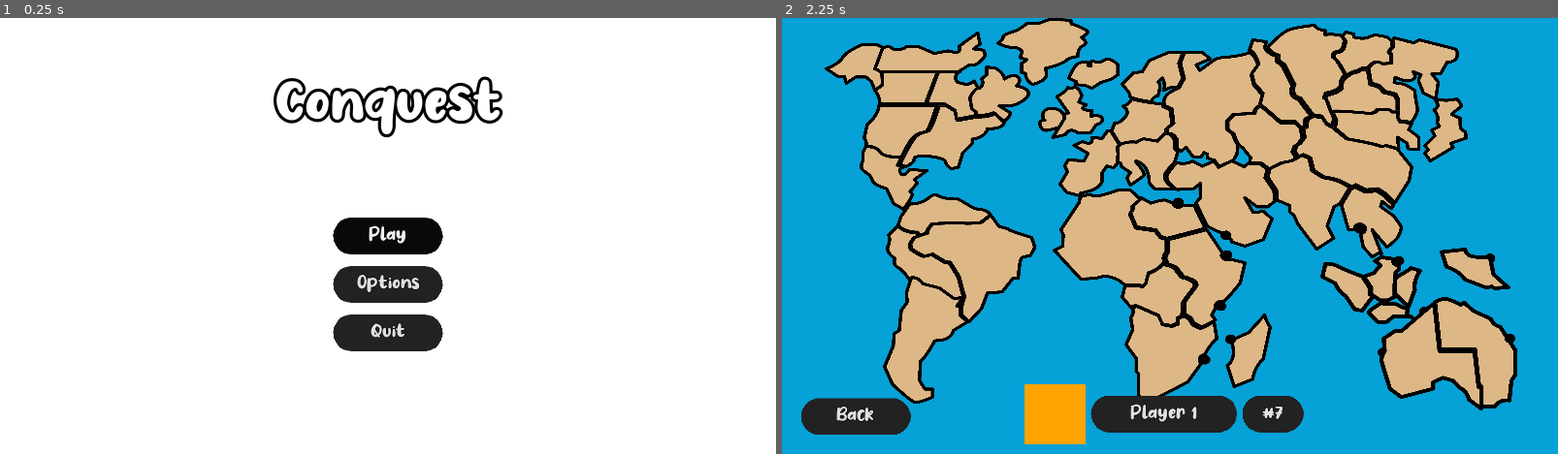
Above: before the commit, frames 1-2 (left to right).
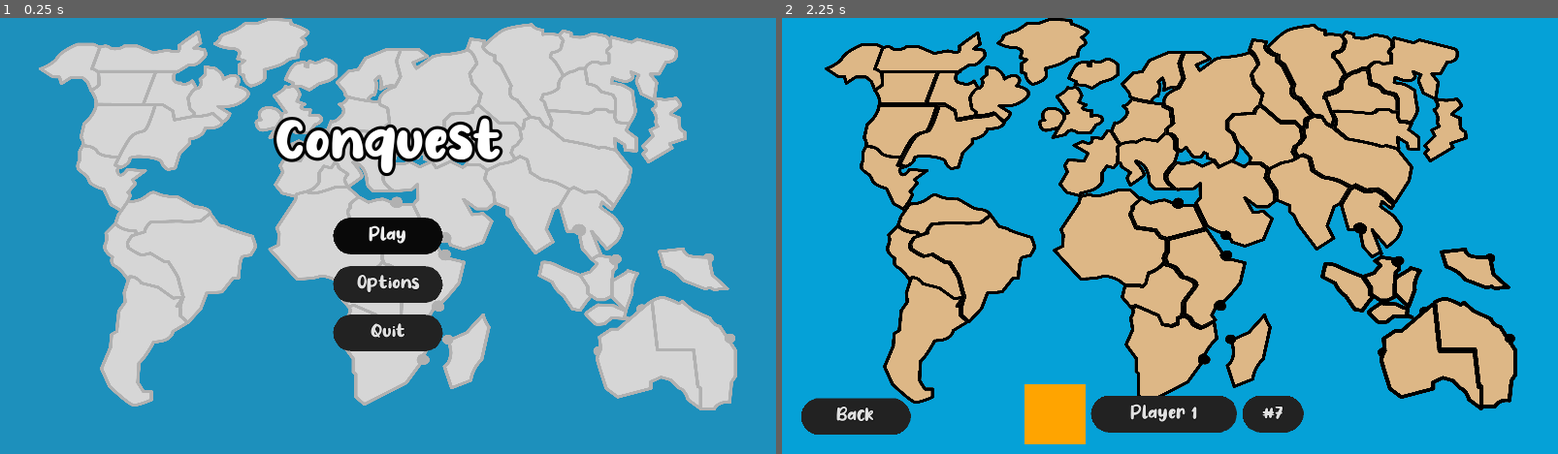
Above: after the commit, the same moments.

Repository: argosopentech/Conquest
Game: Godot game, scene res://Source/Main/Main.tscn
The game is run twice, just before and just after one commit, with the same random seed, the same clock (stepped at 60 frames per second) and the same inputs.
Inputs:
- Up to frame 1 (0.25 s): no input
- Up to frame 2 (2.25 s): click "Play" at 0.5 s; click "Back" at 1.25 s; click "Play" at 2 s

The runs differ from the first frame. In frame 1, 95% of the frame differs, in the area x 0-100%, y 0-100%; in frame 2, nothing differs.

Commit message:
Game default initial troops and main menu update

Diff:
--- a/Source/Gameplay/Game/Game.gd
+++ b/Source/Gameplay/Game/Game.gd
@@ -13,7 +13,20 @@
 var number_of_players_placed_all_troops = 0
 
 func _ready():
+	setup()
+
+func setup():
 	GamePlay.game = self
+	set_initial_troops()
+
+func number_of_players():
+	return players.get_child_count()
+
+func set_initial_troops():
+	var subtraction = 5 * (number_of_players() - 1)
+	var initial_troops = 45 - subtraction
+	for player in players.get_children():
+		player.set_initial_troops(initial_troops)
 
 func active_player_changed(p_active_index, p_active_player):
 	if not hud:
--- a/Source/Gameplay/Game/Game.tscn
+++ b/Source/Gameplay/Game/Game.tscn
@@ -102,8 +102,6 @@
 
 [node name="5" parent="PlayersQueue" instance=ExtResource( 5 )]
 
-[node name="6" parent="PlayersQueue" instance=ExtResource( 5 )]
-
 [node name="MapLayer" type="CanvasLayer" parent="."]
 layer = -1
 
--- a/Source/Gameplay/Map/Map.tscn
+++ b/Source/Gameplay/Map/Map.tscn
@@ -5,6 +5,7 @@
 [node name="Map" type="Control"]
 anchor_right = 1.0
 anchor_bottom = 1.0
+rect_pivot_offset = Vector2( -431.021, -239.49 )
 __meta__ = {
 "_edit_use_anchors_": false
 }
@@ -21,3 +22,11 @@
 __meta__ = {
 "_edit_use_anchors_": false
 }
+
+[node name="Overlay" type="ColorRect" parent="."]
+anchor_right = 1.0
+anchor_bottom = 1.0
+color = Color( 0, 0, 0, 0.156863 )
+__meta__ = {
+"_edit_use_anchors_": false
+}
--- a/Source/Gameplay/Player/Player.gd
+++ b/Source/Gameplay/Player/Player.gd
@@ -17,6 +17,10 @@
 	set_active(false)
 	setup_reinforcements()
 	setup_state()
+
+func set_initial_troops(amount):
+	initial_troops = amount
+	print("Player ", name, " troops: ", initial_troops)
 
 func setup_state():
 	player_state.enter(self)
--- a/Source/Main/Main.tscn
+++ b/Source/Main/Main.tscn
@@ -1,9 +1,10 @@
-[gd_scene load_steps=6 format=2]
+[gd_scene load_steps=7 format=2]
 
 [ext_resource path="res://Source/Background/Background.tscn" type="PackedScene" id=1]
 [ext_resource path="res://Source/Main/Menu.tscn" type="PackedScene" id=2]
 [ext_resource path="res://Assets/Fonts/no_virus/No Virus.ttf" type="DynamicFontData" id=3]
 [ext_resource path="res://Source/Main/Main.gd" type="Script" id=4]
+[ext_resource path="res://Source/Gameplay/Map/Map.tscn" type="PackedScene" id=5]
 
 [sub_resource type="DynamicFont" id=1]
 size = 96
@@ -22,16 +23,26 @@
 
 [node name="Background" parent="." instance=ExtResource( 1 )]
 
+[node name="ColorRect" parent="Background" index="0"]
+color = Color( 0.137255, 0.670588, 0.878431, 1 )
+
+[node name="Map" parent="." instance=ExtResource( 5 )]
+
 [node name="Menu" parent="." instance=ExtResource( 2 )]
 
 [node name="Heading" type="Label" parent="."]
 anchor_left = 0.5
 anchor_right = 0.5
 margin_left = -186.0
-margin_top = 96.0
+margin_top = 160.0
 margin_right = 186.0
-margin_bottom = 193.0
+margin_bottom = 257.0
 custom_fonts/font = SubResource( 1 )
 text = "Conquest"
 align = 1
 valign = 1
+__meta__ = {
+"_edit_use_anchors_": false
+}
+
+[editable path="Background"]
